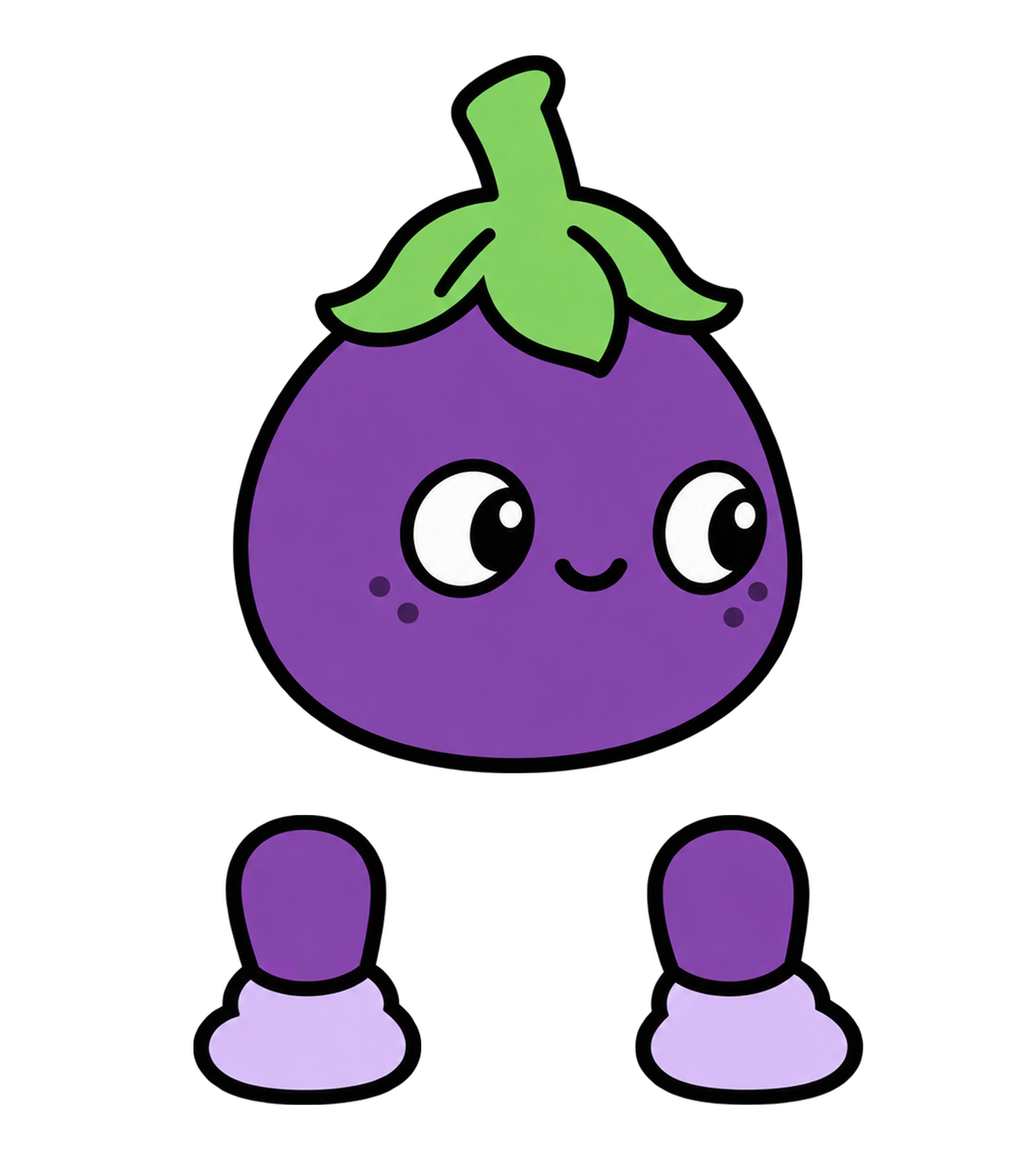
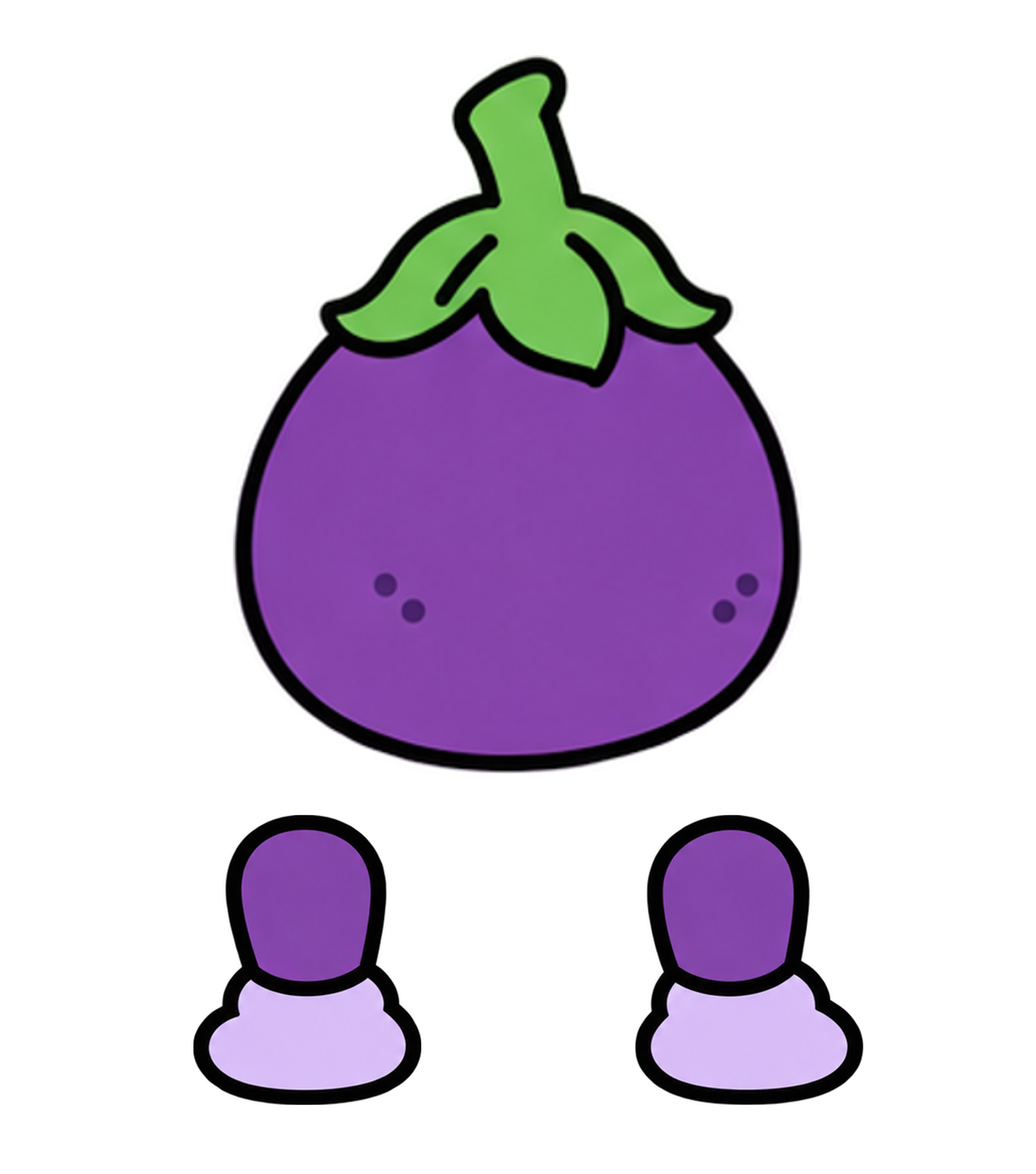
Before/after of a 1036 × 1174 layered artwork. What changed in the layer stack:
painted on "머리" over [232, 55, 803, 774]
